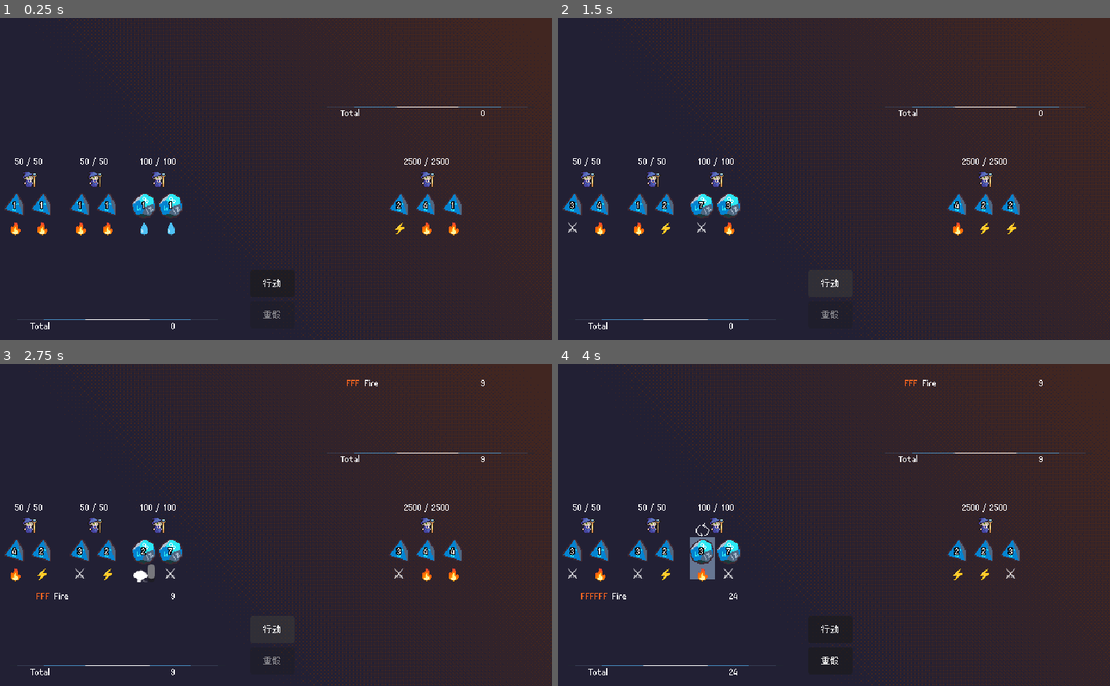
Above: before the commit, frames 1-4 (two rows, left to right).
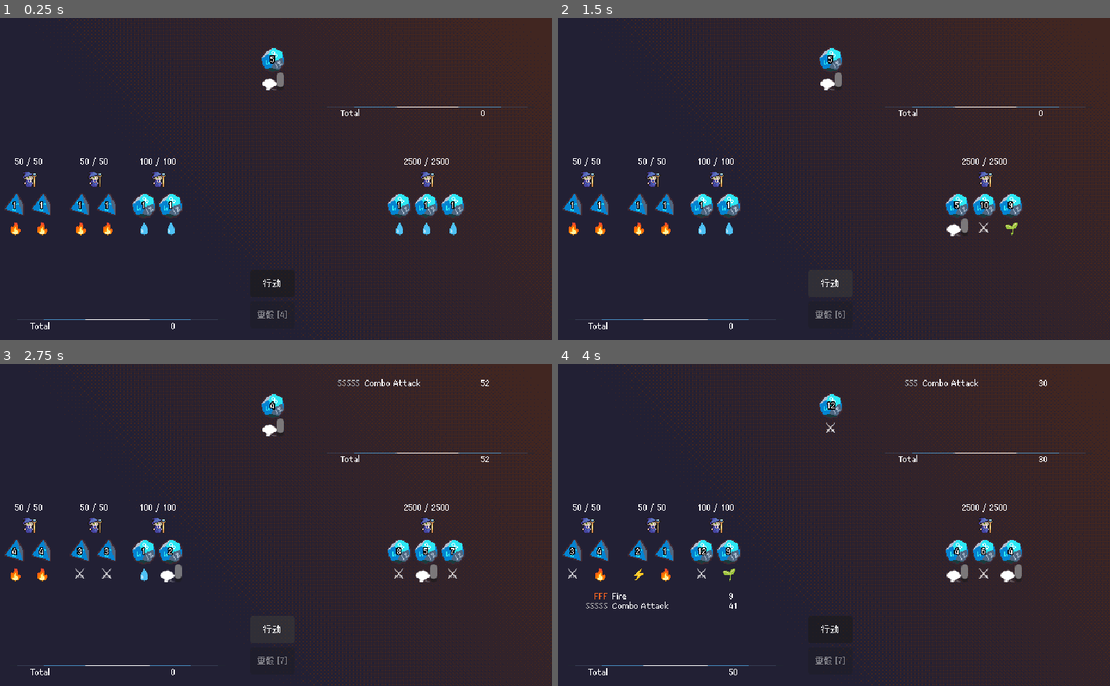
Above: after the commit, the same moments.

Repository: betairylia/DiceQuestPro
Game: Godot game, scene res://Prototyping/Prototype.tscn
Same seed, same stepped clock (60 frames per second), same inputs: the game is played once before the commit and once after it. The engine's default icon, where the game draws it, is replaced by a stand-in: a white triangle on a blue panel in a dark square.
Inputs (mouse positions are in pixels of both pictures, inside the frame that each line leads up to):
- Up to frame 1 (0.25 s): no input
- Up to frame 2 (1.5 s): click "行动" at 0.5 s; click "行动" at 1.25 s
- Up to frame 3 (2.75 s): click "行动" at 2 s
- Up to frame 4 (4 s): move the mouse to (718, 505) at 2.77 s; click (718, 505) at 2.92 s; move the mouse to (701, 557) at 3.52 s; click (701, 557) at 3.67 s

The runs differ from the first frame. In frame 1, 1.2% of the frame differs, in the area x 46-85%, y 9-94%; in frame 2, 1.5%; in frame 3, 1.8%; in frame 4, 2.0%, in the area x 4-89%, y 4-97%.

Commit message:
Checkpoint before mob death/revival dice switching
Co-Authored-By: Claude Sonnet 4.6 <noreply@anthropic.com>

Diff:
--- /dev/null
+++ b/Prototyping/Data/Spells/melee.tres
@@ -0,0 +1,8 @@
+[gd_resource type="Resource" script_class="Spell" format=3 uid="uid://c74eqpn1v42uo"]
+
+[ext_resource type="Script" uid="uid://u28a8vpslbd3" path="res://Source/Core/spell.gd" id="1_qpp2x"]
+
+[resource]
+script = ExtResource("1_qpp2x")
+display_name = "Combo Attack"
+patterns = Array[String](["SS", "SSS", "SSSS", "SSSSS", "SSSSSS"])
--- a/Prototyping/Data/TestEnemy.tres
+++ b/Prototyping/Data/TestEnemy.tres
@@ -2,11 +2,12 @@
 
 [ext_resource type="Script" uid="uid://dl5xgr47sh7i" path="res://Source/Core/dice_data.gd" id="1_e1qxy"]
 [ext_resource type="Script" uid="uid://crdy3x714y4kr" path="res://Source/Core/mob_data.gd" id="2_0eo7i"]
+[ext_resource type="Resource" uid="uid://eopw8wt81j8x" path="res://Prototyping/Data/FighterD12.tres" id="2_piiid"]
 [ext_resource type="Resource" uid="uid://o70mergyi2pw" path="res://Prototyping/Data/FireD4.tres" id="3_3ow8h"]
 
 [resource]
 script = ExtResource("2_0eo7i")
 max_health = 2500
-alive_dice = Array[ExtResource("1_e1qxy")]([ExtResource("3_3ow8h"), ExtResource("3_3ow8h"), ExtResource("3_3ow8h")])
+alive_dice = Array[ExtResource("1_e1qxy")]([ExtResource("2_piiid"), ExtResource("2_piiid"), ExtResource("2_piiid")])
 dead_dice = Array[ExtResource("1_e1qxy")]([ExtResource("3_3ow8h")])
 metadata/_custom_type_script = "uid://crdy3x714y4kr"
--- a/Prototyping/HUD/combat_hud.gd
+++ b/Prototyping/HUD/combat_hud.gd
@@ -28,6 +28,10 @@
 
 func set_reroll_enabled(enabled: bool) -> void:
 	$RerollButton.disabled = not enabled
+
+
+func set_reroll_energy(energy: int) -> void:
+	$RerollButton.text = "重骰 [%d]" % energy
 
 
 func _on_prototype_player_spell_updated(spells: Array[MatchedSpell]) -> void:
--- a/Prototyping/Prototype.tscn
+++ b/Prototyping/Prototype.tscn
@@ -9,13 +9,17 @@
 [ext_resource type="Resource" uid="uid://dlh8khjpdcde1" path="res://Prototyping/Data/Fighter.tres" id="3_5couh"]
 [ext_resource type="Resource" uid="uid://bnigeirx8he57" path="res://Prototyping/Data/FireMage.tres" id="3_eo8vy"]
 [ext_resource type="Resource" uid="uid://cynsf2ki8sg17" path="res://Prototyping/Data/Spells/fires.tres" id="3_ni1eb"]
+[ext_resource type="Resource" uid="uid://c74eqpn1v42uo" path="res://Prototyping/Data/Spells/melee.tres" id="4_v8jq8"]
 [ext_resource type="Resource" uid="uid://c6gmc83nv8kky" path="res://Prototyping/Data/TestEnemy.tres" id="7_epufo"]
+[ext_resource type="Resource" uid="uid://eopw8wt81j8x" path="res://Prototyping/Data/FighterD12.tres" id="9_fycvh"]
+[ext_resource type="PackedScene" uid="uid://ctf70ay22bp3p" path="res://Prototyping/Nodes/RollableDice.tscn" id="12_fro8r"]
 
 [node name="Prototype" type="Node" unique_id=894070372]
 script = ExtResource("1_c6oeu")
-spells = Array[ExtResource("2_5couh")]([ExtResource("3_ni1eb")])
+spells = Array[ExtResource("2_5couh")]([ExtResource("3_ni1eb"), ExtResource("4_v8jq8")])
 playersData = Array[ExtResource("2_544xo")]([ExtResource("3_5couh"), ExtResource("3_eo8vy"), ExtResource("3_eo8vy")])
 enemiesData = Array[ExtResource("2_544xo")]([ExtResource("7_epufo")])
+envDie = ExtResource("9_fycvh")
 
 [node name="Background" type="Sprite2D" parent="." unique_id=270487990]
 position = Vector2(320, 180)
@@ -36,9 +40,13 @@
 [node name="EnemySlot1" parent="." unique_id=1056257774 instance=ExtResource("2_4tqe8")]
 position = Vector2(500, 182)
 
+[node name="EnvironmentDice" parent="." unique_id=1803946193 instance=ExtResource("12_fro8r")]
+position = Vector2(329, 47)
+
 [connection signal="enemy_spell_updated" from="." to="CombatHud" method="_on_prototype_enemy_spell_updated"]
 [connection signal="phase_entered" from="." to="CombatHud" method="_on_prototype_phase_entered"]
 [connection signal="player_spell_updated" from="." to="CombatHud" method="_on_prototype_player_spell_updated"]
+[connection signal="reroll_energy_updated" from="." to="CombatHud" method="set_reroll_energy"]
 [connection signal="spell_triggered" from="." to="CombatHud" method="_on_prototype_spell_triggered"]
 [connection signal="act" from="CombatHud" to="." method="_on_combat_hud_act"]
 [connection signal="reroll" from="CombatHud" to="." method="_on_combat_hud_reroll"]
--- a/Prototyping/combat.gd
+++ b/Prototyping/combat.gd
@@ -20,15 +20,18 @@
 @onready var players: Array[Mob] = [$"PlayerChar-Combat", $"PlayerChar-Combat2", $"PlayerChar-Combat3"]
 @onready var enemies: Array[Mob] = [$EnemySlot1]
 @onready var combat_hud: Control = $CombatHud
+@onready var env_die: RollableDice = $EnvironmentDice
 @export var spells: Array[Spell]
 @export var playersData: Array[MobData]
 @export var enemiesData: Array[MobData]
+@export var envDie: DiceData
 
 # Flat dice lists rebuilt each turn from mob children.
 var _player_dice: Array[RollableDice] = []
 var _enemy_dice: Array[RollableDice] = []
 # Full set of player results this turn; updated in-place on selective reroll.
 var _player_results: Array[DiceResult] = []
+var _enemy_results: Array[DiceResult] = []
 # Full list of matched spells for player and enemy
 var _player_matched_spells: Array[MatchedSpell] = []
 var _enemy_matched_spells: Array[MatchedSpell] = []
@@ -38,6 +41,10 @@
 
 
 func _ready() -> void:
+
+	env_die.setup(envDie)
+	env_die.SetState(RollableDice.DiceCombatState.Determined)
+
 	for i in range(3):
 		players[i].setup(playersData[i])
 	enemies[0].setup(enemiesData[0])
@@ -63,8 +70,13 @@
 	_player_dice = new_player_dice
 	_enemy_dice = _collect_dice(enemies)
 
+	_rerolls += 1
+	reroll_energy_updated.emit(_rerolls)
+	combat_hud.set_reroll_energy(_rerolls)
+
 	_enter_phase(CombatExecPhase.Preparation)
 
+	await _roll_env()
 	await _roll_enemies()
 	await _roll_players()
 
@@ -86,9 +98,10 @@
 	return results
 
 
+# TODO: Use signals
 func _update_reroll_button(_s) -> void:
 	var any_selected := _player_dice.any(func(d): return d.state == RollableDice.DiceCombatState.Selected)
-	combat_hud.set_reroll_enabled(any_selected)
+	combat_hud.set_reroll_enabled(any_selected and _rerolls > 0)
 
 
 func _regular_attack(froms: Array[Mob], tos: Array[Mob], from_dice: Array[DiceResult]) -> void:
@@ -117,14 +130,28 @@
 	_enter_phase(CombatExecPhase.PlayerSpells)
 	await _resolve_spells(players, enemies, _player_matched_spells)
 
+	_enter_phase(CombatExecPhase.EnemyRegular)
+	await _regular_attack(enemies, players, _enemy_results)
+
+	_enter_phase(CombatExecPhase.EnemySpells)
+	await _resolve_spells(enemies, players, _enemy_matched_spells)
+
 	_turn()
 
 
+func _roll_env() -> void:
+	await env_die.Roll()
+
+
 func _roll_enemies() -> void:
-	var results = await _roll_dice(_enemy_dice)
+	_enemy_results = await _roll_dice(_enemy_dice)
 	for die in _enemy_dice:
 		die.SetState(RollableDice.DiceCombatState.Determined)
-	_enemy_matched_spells = DiceMatcher.match_all_spells(results, spells)
+
+	var _enemy_with_env = _enemy_results.duplicate()
+	_enemy_with_env.append(env_die.dice_result)
+	_enemy_matched_spells = DiceMatcher.match_all_spells(_enemy_with_env, spells)
+
 	enemy_spell_updated.emit(_enemy_matched_spells)
 
 
@@ -132,11 +159,18 @@
 	_player_results = await _roll_dice(_player_dice)
 	for die in _player_dice:
 		die.SetState(RollableDice.DiceCombatState.Unselected)
-	_player_matched_spells = DiceMatcher.match_all_spells(_player_results, spells)
+
+	var _player_with_env = _player_results.duplicate()
+	_player_with_env.append(env_die.dice_result)
+	_player_matched_spells = DiceMatcher.match_all_spells(_player_with_env, spells)
+
 	player_spell_updated.emit(_player_matched_spells)
 
 
 func _on_combat_hud_reroll() -> void:
+	_rerolls -= 1
+	reroll_energy_updated.emit(_rerolls)
+	_update_reroll_button(null)
 
 	var to_roll = _player_dice.filter(func(d): return d.state == RollableDice.DiceCombatState.Selected)
 
@@ -150,5 +184,9 @@
 		var idx = _player_dice.find(new_result.node)
 		if idx >= 0:
 			_player_results[idx] = new_result
-	_player_matched_spells = DiceMatcher.match_all_spells(_player_results, spells)
+
+	var _player_with_env = _player_results.duplicate()
+	_player_with_env.append(env_die.dice_result)
+	_player_matched_spells = DiceMatcher.match_all_spells(_player_with_env, spells)
+
 	player_spell_updated.emit(_player_matched_spells)
--- a/Source/Core/dice_matcher.gd
+++ b/Source/Core/dice_matcher.gd
@@ -82,7 +82,6 @@
 			out.append(ms)
 	return out
 
-
 # Debug: print matched spells to console.
 # Format: "[SpellName Lv.N] pattern | dice sum=X | mobs: [MobData...]"
 static func print_matches(matches: Array[MatchedSpell]) -> void:
